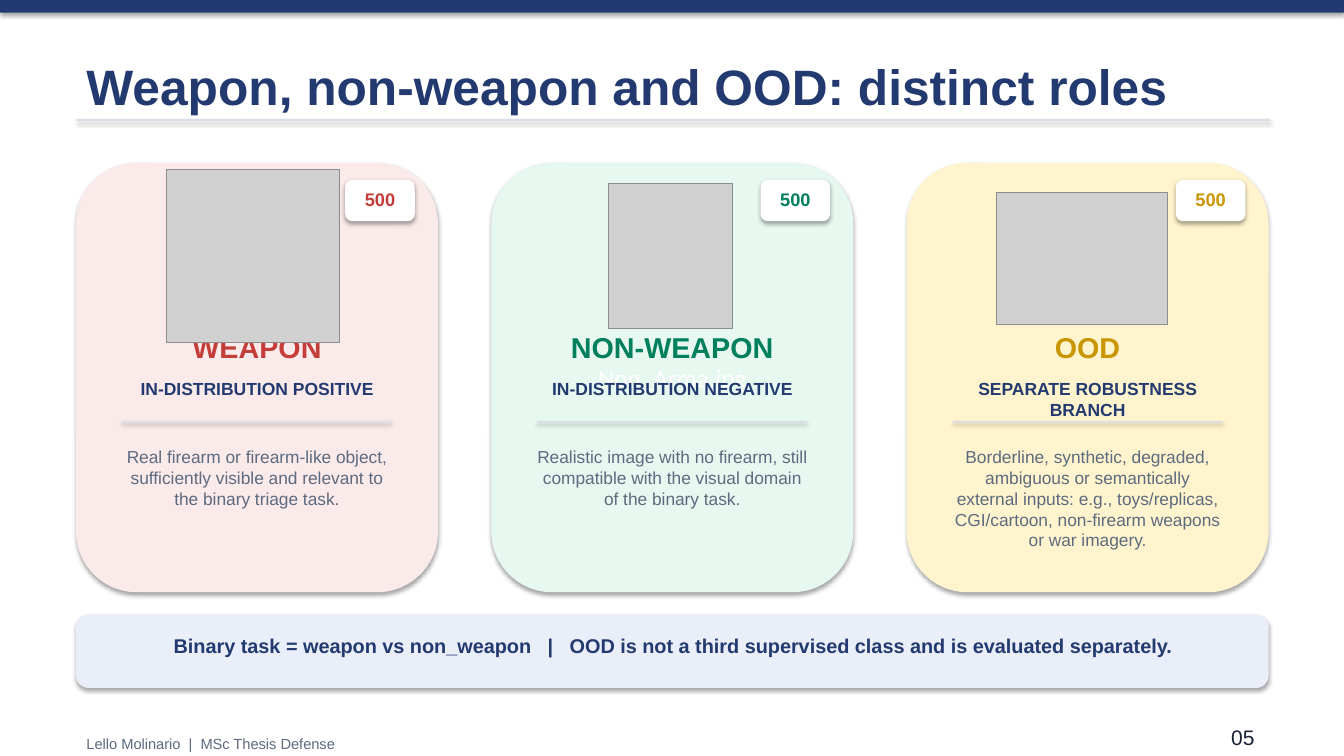
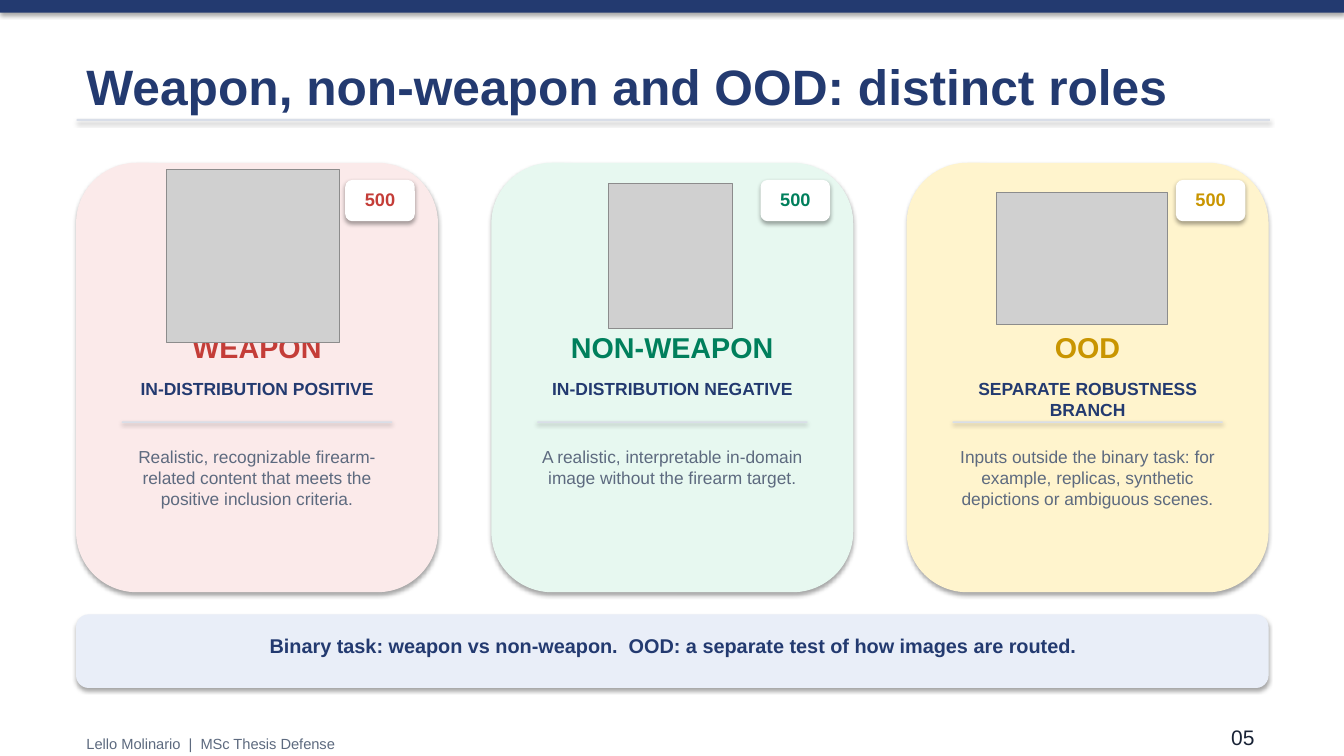
Before and after one commit to lmolinario/Molinario_Thesis_Defense_2026, a slide deck: slide 5 of Molinario_Thesis_Defense_2026.pptx. Drawn at 1344x756 pixels with LibreOffice and Linux fonts; fonts in the diff are those of the drawing; grey boxes stand for pictures. Boxes give left, top, right and bottom in pixels: in the first picture for what was removed or moved away, otherwise in the second. Text is boxed around its words. In the diff, an @@ line names an element or a change of style, - is before the commit and + after.

```diff
--- a/Molinario_Thesis_Defense_2026.pptx
+++ b/Molinario_Thesis_Defense_2026.pptx
@@ text in rounded rectangle at (598,383,746,394): text removed @@
-Non_Arma.jpg
@@ text at (138,450,376,509): text changed @@
-Real firearm or firearm-like object, sufficiently visible and relevant to the binary triage task.
+Realistic, recognizable firearm-related content that meets the positive inclusion criteria.
@@ text at (542,450,802,488): text changed @@
-Realistic image with no firearm, still compatible with the visual domain of the binary task.
+A realistic, interpretable in-domain image without the firearm target.
@@ text at (960,450,1215,509): text changed @@
-Borderline, synthetic, degraded, ambiguous or semantically external inputs: e.g., toys/replicas, CGI/cartoon, non-firearm weapons or war imagery.
+Inputs outside the binary task: for example, replicas, synthetic depictions or ambiguous scenes.
@@ text at (270,638,1076,657): text changed @@
-Binary task = weapon vs non_weapon | OOD is not a third supervised class and is evaluated separately.
+Binary task: weapon vs non-weapon. OOD: a separate test of how images are routed.
```
Also in this commit, not shown: 18 other slides changed, 1 slide added, 1 slide removed, 1 other file.
